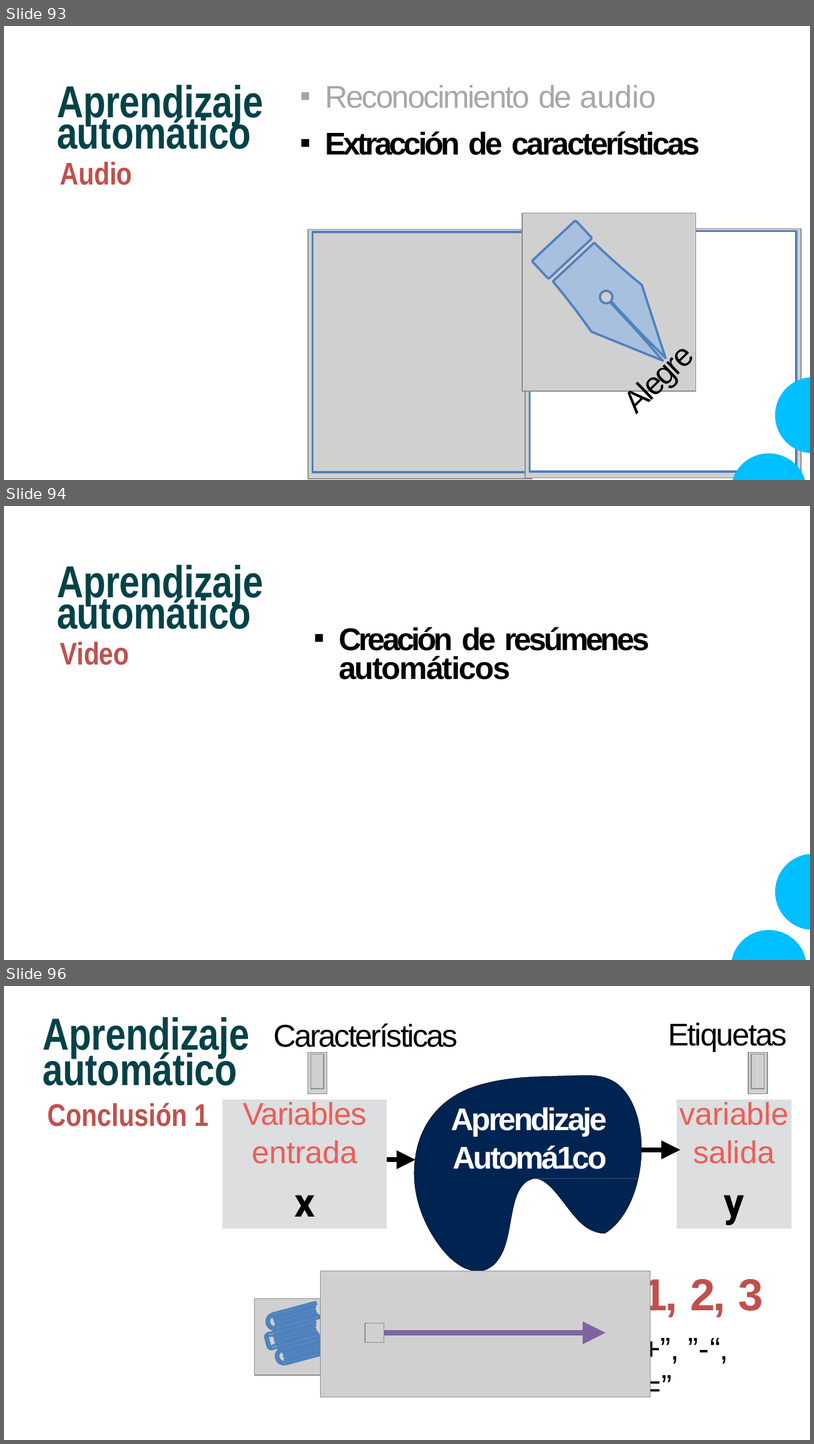
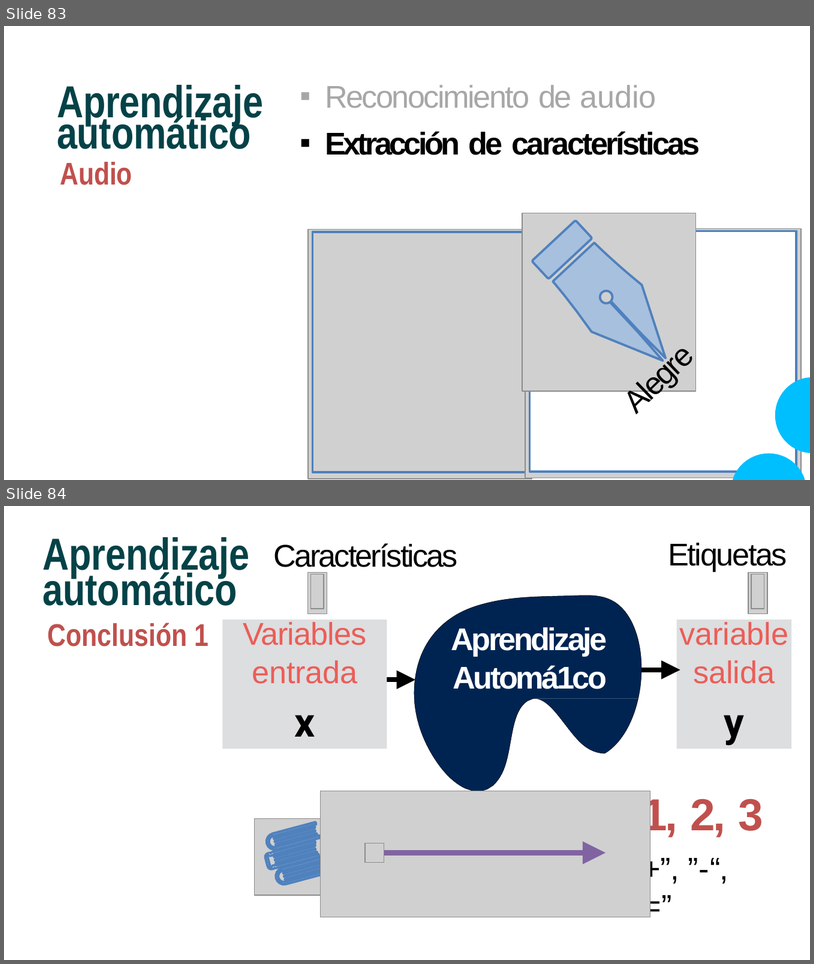
Before and after one commit to CodeWithJuancho/CE_IABD_BIU_SPS, a slide deck: SPS/UT1 - Fundamentos y Arquitectura de Big Data/UT1_1/UT1_1 - Fundamentos de Big Data.pptx. Shown one above the other, each under a label of ours: slides 93, 94 and 96 before the commit, slides 83 and 84 after it; the slides between them are not shown. The pictures are 814x1444 and 814x964 pixels, drawn with LibreOffice and Linux fonts; fonts in the diff are those of the drawing; grey boxes stand for pictures. Boxes give left, top, right and bottom in pixels: in the first picture for what was removed or moved away, otherwise in the second. Text is boxed around its words. In the diff, an @@ line names an element or a change of style, - is before the commit and + after.

```diff
--- a/SPS/UT1 - Fundamentos y Arquitectura de Big Data/UT1_1/UT1_1 - Fundamentos de Big Data.pptx
+++ b/SPS/UT1 - Fundamentos y Arquitectura de Big Data/UT1_1/UT1_1 - Fundamentos de Big Data.pptx
@@ slide 94 removed at (4, 506, 810, 960), background #FFFFFF @@
@@ title removed at (57, 565, 263, 606) @@
-Aprendizaje
@@ text removed at (57, 592, 251, 665) @@
-automático
-Video
@@ text removed at (339, 627, 650, 679) @@
-▪ Creación de resúmenes automáticos
@@ freeform shape removed at (732, 853, 810, 959) @@
@@ what was slide 93 is now slide 83 @@
@@ what was slide 96 is now slide 84 @@
```
Also in this commit, not shown: 6 slides changed, 7 slides added, 15 other slides removed, 3 other files.
